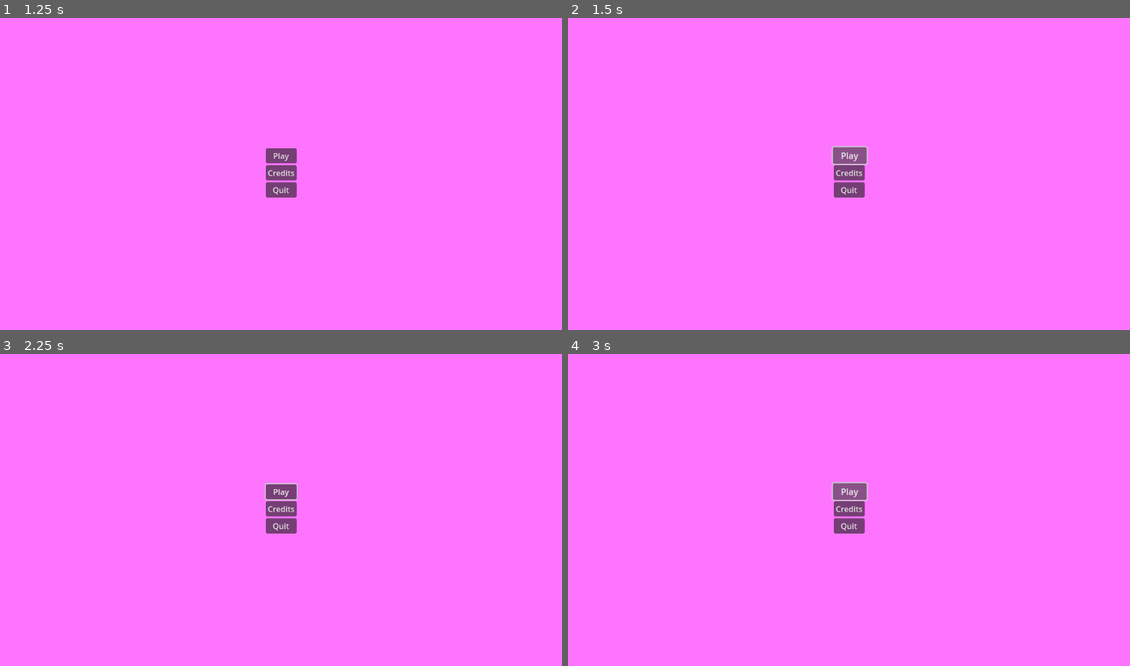
Above: before the commit, frames 1-4 (two rows, left to right).
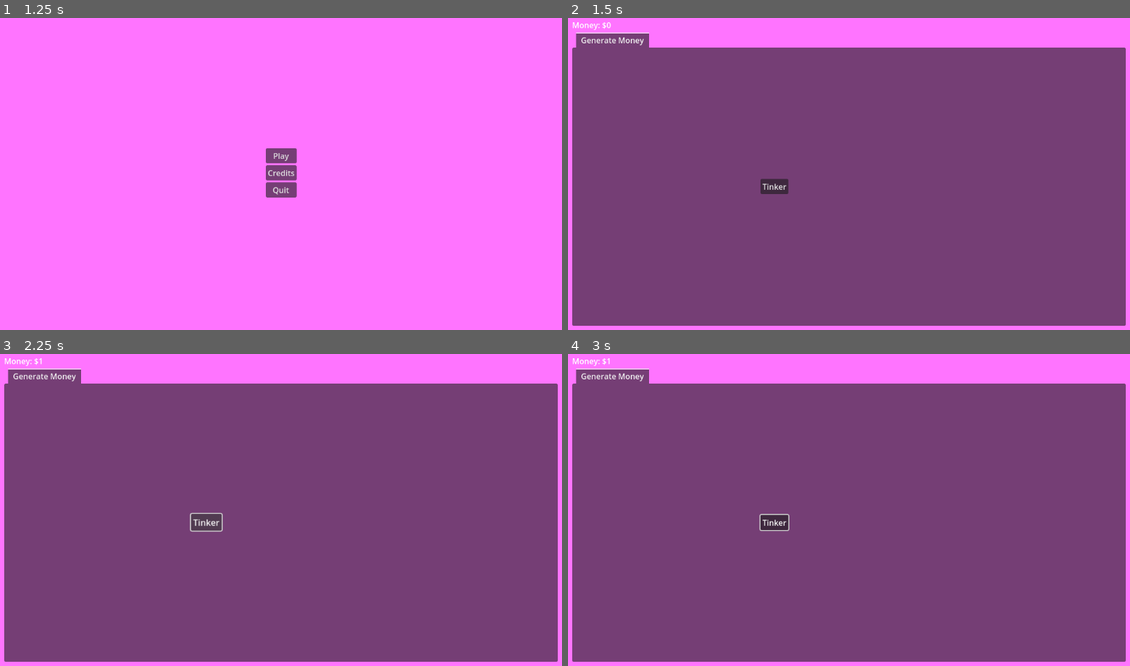
Above: after the commit, the same moments.

Repository: Habidakus/mad-idle-scientist
Game: Godot game, scene res://Scenes/main.tscn
Two runs of this game, one before a commit and one after it. Both use one fixed random seed, a clock stepped at 60 frames per second and the inputs below.
Inputs (mouse positions are in pixels of both pictures, inside the frame that each line leads up to):
- Up to frame 1 (1.25 s): tap Enter at 0.5 s; move the mouse to (404, 155) at 0.52 s; click (404, 155) at 0.67 s
- Up to frame 2 (1.5 s): click "Play" at 1.25 s
- Up to frame 3 (2.25 s): click (207, 522) at 2 s, where only the run after the commit has a clickable "Tinker"
- Up to frame 4 (3 s): click (849, 491) at 2.75 s, where only the run before the commit has a clickable "Play"

Frame 1 is identical in both runs. In frame 2, 88% of the frame differs, in the area x 0-100%, y 1-99%; in frame 3, 88%; in frame 4, 88%.
Error before the commit: Assertion failed: Play is not a valid state (res://Scripts/StateMachine/StateMachine.gd:32)

Commit message:
Added initial clicky buttons

Diff:
--- /dev/null
+++ b/Scenes/game_state.tscn
@@ -0,0 +1,97 @@
+[gd_scene load_steps=4 format=3 uid="uid://c58yyta2hdulp"]
+
+[ext_resource type="Script" path="res://Scripts/StateMachine/StateMachineState_Game.gd" id="1_fiind"]
+[ext_resource type="Script" path="res://Scripts/Decorators/ControlDecorator.gd" id="2_f1jsb"]
+[ext_resource type="Theme" uid="uid://cqjlv35tewje1" path="res://theme.tres" id="3_yf0vc"]
+
+[node name="GameState" type="Control"]
+layout_mode = 3
+anchors_preset = 15
+anchor_right = 1.0
+anchor_bottom = 1.0
+grow_horizontal = 2
+grow_vertical = 2
+script = ExtResource("1_fiind")
+
+[node name="MarginContainer" type="MarginContainer" parent="."]
+layout_mode = 1
+anchors_preset = 15
+anchor_right = 1.0
+anchor_bottom = 1.0
+grow_horizontal = 2
+grow_vertical = 2
+theme_override_constants/margin_left = 10
+theme_override_constants/margin_top = 10
+theme_override_constants/margin_right = 10
+theme_override_constants/margin_bottom = 10
+
+[node name="VBoxContainer" type="VBoxContainer" parent="MarginContainer"]
+layout_mode = 2
+
+[node name="GlobalStats" type="HBoxContainer" parent="MarginContainer/VBoxContainer"]
+layout_mode = 2
+
+[node name="MoneyAttr" type="Label" parent="MarginContainer/VBoxContainer/GlobalStats"]
+layout_mode = 2
+text = "Money:"
+
+[node name="MoneyValue" type="Label" parent="MarginContainer/VBoxContainer/GlobalStats"]
+layout_mode = 2
+text = "$0"
+
+[node name="Spacer_postMoney" type="Control" parent="MarginContainer/VBoxContainer/GlobalStats"]
+layout_mode = 2
+size_flags_horizontal = 3
+
+[node name="TabContainer" type="TabContainer" parent="MarginContainer/VBoxContainer"]
+layout_mode = 2
+size_flags_vertical = 3
+current_tab = 0
+
+[node name="Generate Money" type="Control" parent="MarginContainer/VBoxContainer/TabContainer"]
+layout_mode = 2
+metadata/_tab_index = 0
+
+[node name="HBoxContainer" type="HBoxContainer" parent="MarginContainer/VBoxContainer/TabContainer/Generate Money"]
+layout_mode = 1
+anchors_preset = 15
+anchor_right = 1.0
+anchor_bottom = 1.0
+grow_horizontal = 2
+grow_vertical = 2
+
+[node name="Button" type="Button" parent="MarginContainer/VBoxContainer/TabContainer/Generate Money/HBoxContainer"]
+layout_mode = 2
+size_flags_horizontal = 6
+size_flags_vertical = 4
+text = "Click Me"
+
+[node name="ControlDecorator" type="Node" parent="MarginContainer/VBoxContainer/TabContainer/Generate Money/HBoxContainer/Button"]
+script = ExtResource("2_f1jsb")
+
+[node name="CenterContainer" type="CenterContainer" parent="MarginContainer/VBoxContainer/TabContainer/Generate Money/HBoxContainer"]
+layout_mode = 2
+
+[node name="Spacer_postMoney" type="Control" parent="MarginContainer/VBoxContainer/TabContainer/Generate Money/HBoxContainer/CenterContainer"]
+custom_minimum_size = Vector2(300, 0)
+layout_mode = 2
+size_flags_horizontal = 3
+mouse_filter = 2
+
+[node name="MarginContainer" type="MarginContainer" parent="MarginContainer/VBoxContainer/TabContainer/Generate Money/HBoxContainer/CenterContainer"]
+layout_mode = 2
+theme = ExtResource("3_yf0vc")
+theme_override_constants/margin_left = 10
+theme_override_constants/margin_top = 10
+theme_override_constants/margin_right = 10
+theme_override_constants/margin_bottom = 10
+
+[node name="UnlockButton" type="Button" parent="MarginContainer/VBoxContainer/TabContainer/Generate Money/HBoxContainer/CenterContainer/MarginContainer"]
+layout_mode = 2
+text = "Unlock"
+
+[node name="ControlDecorator" type="Node" parent="MarginContainer/VBoxContainer/TabContainer/Generate Money/HBoxContainer/CenterContainer/MarginContainer/UnlockButton"]
+script = ExtResource("2_f1jsb")
+
+[connection signal="pressed" from="MarginContainer/VBoxContainer/TabContainer/Generate Money/HBoxContainer/Button" to="." method="_on_button_pressed"]
+[connection signal="pressed" from="MarginContainer/VBoxContainer/TabContainer/Generate Money/HBoxContainer/CenterContainer/MarginContainer/UnlockButton" to="." method="_on_unlock_button_pressed"]
--- a/Scenes/main.tscn
+++ b/Scenes/main.tscn
@@ -1,9 +1,10 @@
-[gd_scene load_steps=5 format=3 uid="uid://7cvnh6gy8rxu"]
+[gd_scene load_steps=6 format=3 uid="uid://7cvnh6gy8rxu"]
 
 [ext_resource type="Script" path="res://Scripts/StateMachine/StateMachine.gd" id="1_2u3i6"]
 [ext_resource type="Script" path="res://Scripts/StateMachine/StateMachineState_AnyKeyToContinue.gd" id="2_6bx2r"]
 [ext_resource type="Script" path="res://Scripts/StateMachine/StateMachineState_MainMenu.gd" id="3_dgp3i"]
 [ext_resource type="Script" path="res://Scripts/Decorators/ControlDecorator.gd" id="4_hagyi"]
+[ext_resource type="PackedScene" uid="uid://c58yyta2hdulp" path="res://Scenes/game_state.tscn" id="5_wjm77"]
 
 [node name="Main" type="Control"]
 layout_mode = 3
@@ -156,6 +157,8 @@
 theme_override_font_sizes/font_size = 80
 text = "Jason Abbott"
 
+[node name="Game" parent="MainStateMachine" instance=ExtResource("5_wjm77")]
+
 [connection signal="pressed" from="MainStateMachine/MainMenu/VBoxContainer/Play" to="MainStateMachine/MainMenu" method="_on_play_pressed"]
 [connection signal="pressed" from="MainStateMachine/MainMenu/VBoxContainer/Credits" to="MainStateMachine/MainMenu" method="_on_credits_pressed"]
 [connection signal="pressed" from="MainStateMachine/MainMenu/VBoxContainer/Quit" to="MainStateMachine/MainMenu" method="_on_quit_pressed"]
--- /dev/null
+++ b/Scripts/StateMachine/StateMachineState_Game.gd
@@ -0,0 +1,48 @@
+extends StateMachineState
+
+var money : int = 0 : set = set_money
+var money_label : Label = null
+var main_button : Button = null
+var unlock_button : Button = null
+var main_button_stage : int = 0
+var main_button_stages = {
+	0: ["Tinker", 0, 1, "Put away your tinkering!\nBecome a coder."],
+	1: ["Code", 10, 5, "Stop coding!\nTeach others your brilliance."],
+	2: ["Mentor", 100, 10, "Bah, I'm thinking too small.\nLet me plan!"],
+	3: ["Architect", 1000, 20, "Surely there is a market\nfor my brilliance!"],
+	4: ["Patent", 10000, 50, "The fools don't understand me\nI will show them!"],
+	5: ["Scheme", 100000, 100, "(((should not see this)))"],
+}
+
+func _ready() -> void:
+	money = 0
+
+	money_label = find_child("MoneyValue") as Label
+	assert(money_label != null)
+
+	main_button = find_child("Button") as Button
+	assert(main_button != null)
+	main_button.text = main_button_stages[main_button_stage][0]
+
+	unlock_button = find_child("UnlockButton") as Button
+	assert(unlock_button != null)
+	unlock_button.hide()
+
+func _process(_delta: float) -> void:
+	pass
+
+func set_money(new_value : int) -> void:
+	money = new_value
+	if main_button_stage + 1 < main_button_stages.size():
+		if money >= main_button_stages[main_button_stage + 1][1]:
+			unlock_button.text = main_button_stages[main_button_stage][3]
+			unlock_button.show()
+
+func _on_button_pressed() -> void:
+	money += main_button_stages[main_button_stage][2]
+	money_label.text = "${0}".format([money])
+
+func _on_unlock_button_pressed() -> void:
+	unlock_button.hide()
+	main_button_stage += 1
+	main_button.text = main_button_stages[main_button_stage][0]
--- a/Scripts/StateMachine/StateMachineState_MainMenu.gd
+++ b/Scripts/StateMachine/StateMachineState_MainMenu.gd
@@ -17,4 +17,4 @@
 	our_state_machine.switch_state("Credits")
 
 func _on_play_pressed() -> void:
-	our_state_machine.switch_state("Play")
+	our_state_machine.switch_state("Game")
--- /dev/null
+++ b/theme.tres
@@ -0,0 +1,8 @@
+[gd_resource type="Theme" format=3 uid="uid://cqjlv35tewje1"]
+
+[resource]
+MarginContainer/constants/margin_bottom = 10
+MarginContainer/constants/margin_left = 10
+MarginContainer/constants/margin_right = 10
+MarginContainer/constants/margin_top = 10
+PanelContainer/styles/panel = null
